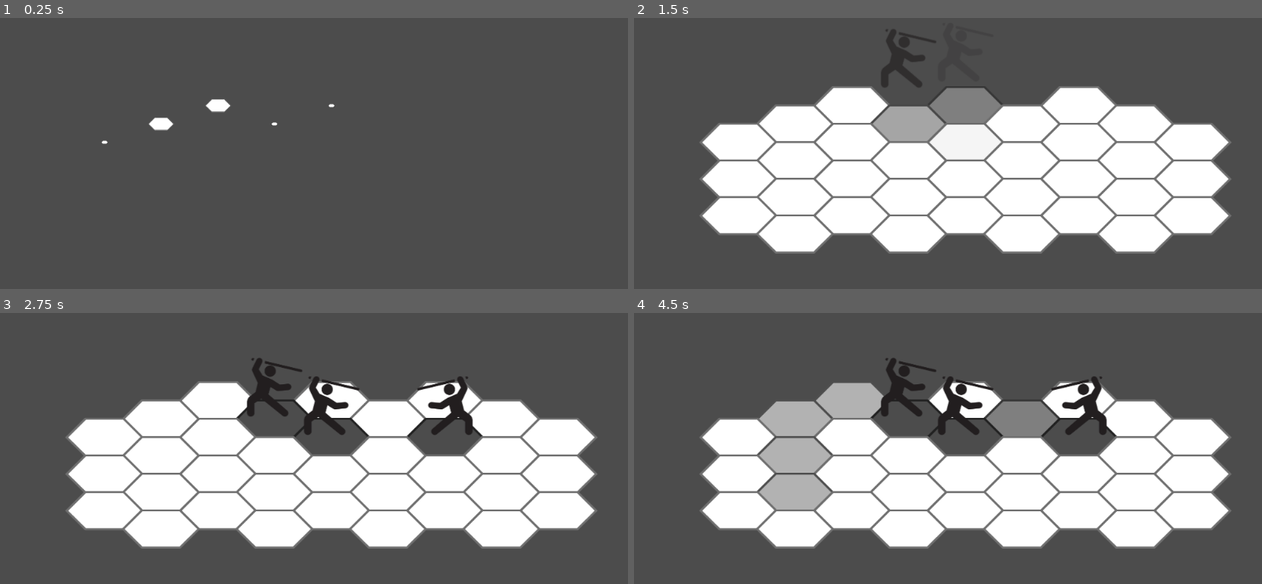
Above: before the commit, frames 1-4 (two rows, left to right).
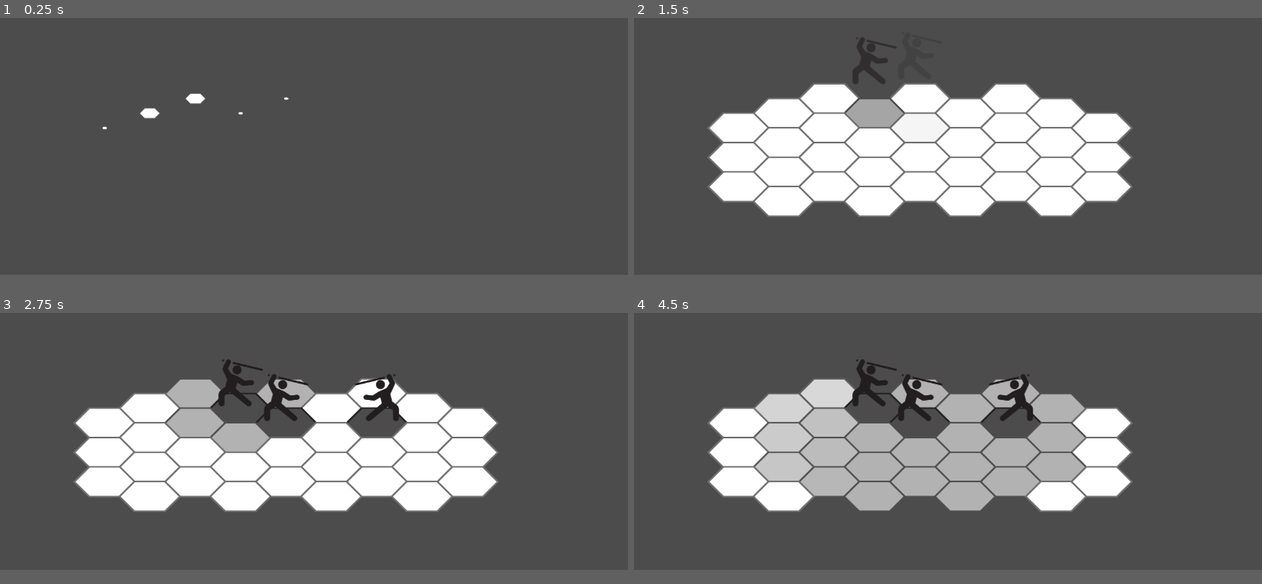
Above: after the commit, the same moments.

Repository: eduregis/hexachronos
Game: Godot game, scene res://View/Scenes/Scene1.tscn
The game is run twice, just before and just after one commit, with the same random seed, the same clock (stepped at 60 frames per second) and the same inputs.
Inputs (mouse positions are in pixels of both pictures, inside the frame that each line leads up to):
- Up to frame 1 (0.25 s): no input
- Up to frame 2 (1.5 s): tap Enter (ui_accept) at 0.5, 0.77 s; move the mouse to (853, 104) at 0.52 s; click (853, 104) at 0.67 s; move the mouse to (966, 104) at 1.27 s; click (966, 104) at 1.42 s
- Up to frame 3 (2.75 s): tap Enter (ui_accept) at 1.52 s; move the mouse to (445, 399) at 2.02 s; click (445, 399) at 2.17 s
- Up to frame 4 (4.5 s): tap Enter (ui_accept) at 2.75, 3.02, 3.77 s; move the mouse to (797, 418) at 2.77 s; click (797, 418) at 2.92 s; move the mouse to (910, 418) at 3.52 s; click (910, 418) at 3.67 s; move the mouse to (1023, 418) at 4.27 s; click (1023, 418) at 4.42 s
In our replay, the window is 800x468 before the commit and 800x450 after it. These sizes can differ from the game's own. Grey fills any space a smaller window leaves; there, only what the larger window draws over its background counts as a difference.

The runs differ from the first frame. In frame 1, 0.5% of the frame differs, in the area x 16-54%, y 27-47%; in frame 2, 27%; in frame 3, 30%; in frame 4, 38%, in the area x 10-96%, y 16-87%.
Error in both runs: Invalid get index '0' (on base: 'Array'). (res://Controller/Scenes/Scene1.gd:22)

Commit message:
screen size ajust

Diff:
--- a/project.godot
+++ b/project.godot
@@ -19,6 +19,12 @@
 run/main_scene="res://View/Scenes/Scene1.tscn"
 config/icon="res://icon.png"
 
+[display]
+
+window/size/width=1280
+window/size/height=720
+window/size/resizable=false
+
 [rendering]
 
 environment/default_environment="res://default_env.tres"
